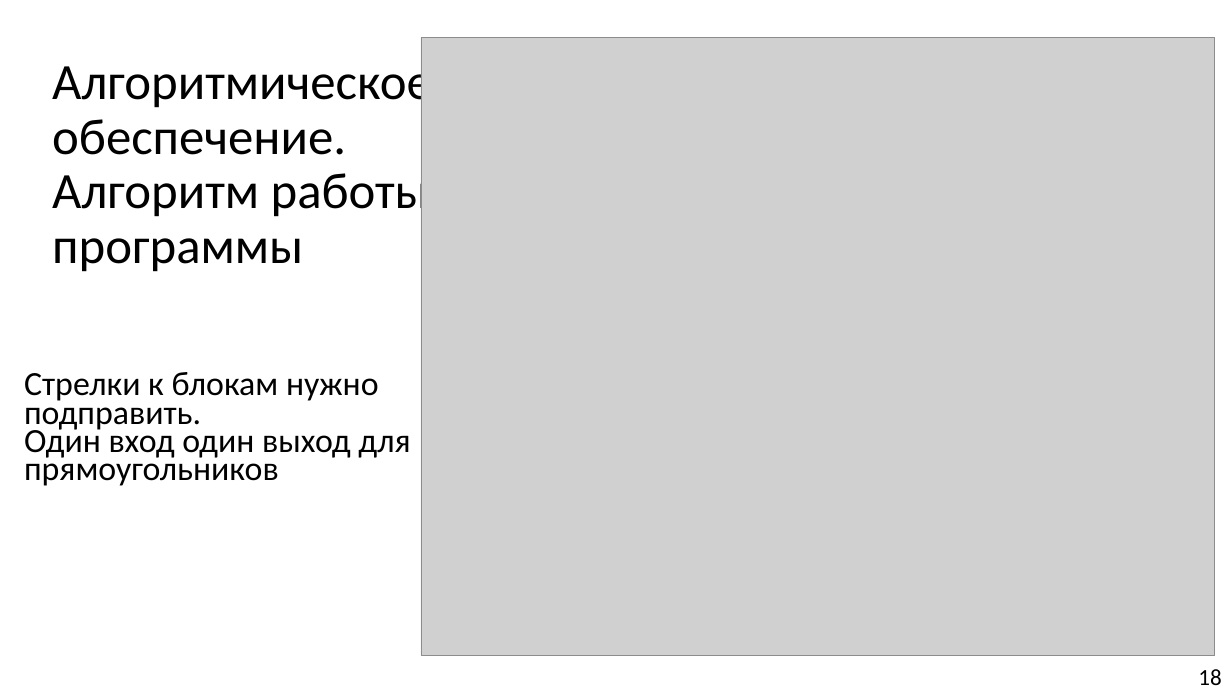
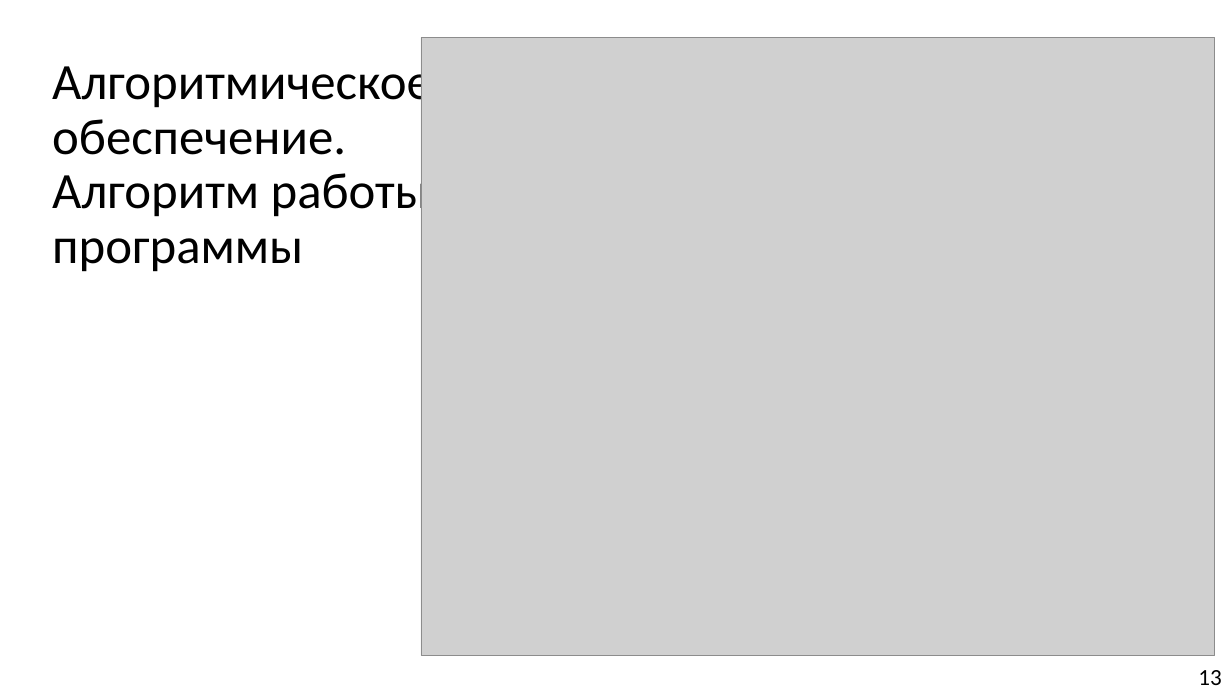
Before and after one commit to Hetsunya/diplom-docs, a slide deck: slide 13 of вкр/презентация по_преддипломной_практике_Демьянцев_Виталий_Владиславович_606_22 (1).pptx (slide 18 before the commit). Drawn at 1232x693 pixels with LibreOffice and Linux fonts; fonts in the diff are those of the drawing; grey boxes stand for pictures. Boxes give left, top, right and bottom in pixels: in the first picture for what was removed or moved away, otherwise in the second. Text is boxed around its words. In the diff, an @@ line names an element or a change of style, - is before the commit and + after.

```diff
--- a/вкр/презентация по_преддипломной_практике_Демьянцев_Виталий_Владиславович_606_22 (1).pptx
+++ b/вкр/презентация по_преддипломной_практике_Демьянцев_Виталий_Владиславович_606_22 (1).pptx
@@ text removed at (x1=24, y1=372, x2=410, y2=486) @@
-Стрелки к блокам нужно подправить.
-Один вход один выход для прямоугольников
@@ page number at (x1=1198, y1=670, x2=1221, y2=685): text changed @@
-18
+13
```
Also in this commit, not shown: 2 other slides changed.
